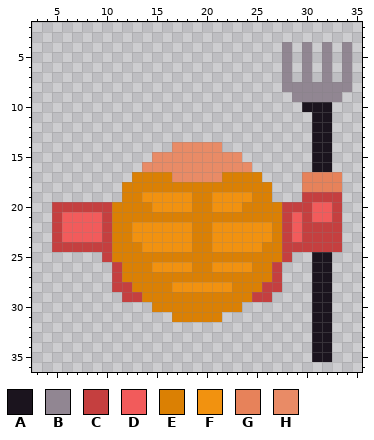
A pixel-art sprite gets an edit: images/yellowUnitSingleframe.png. The picture above was drawn from the file before the commit.
The file is 40x40 pixels. Shown: x 3..35, y 2..36.
Palette (. is transparent): A #1b141e  B #918692  C #c53f3f  D #f25b5b  E #db8003  F #f2920f  G #e7825a  H #e98b66
Pixels before, first column x 5:
 4 .......................B.B.B.B
 5 .......................B.B.B.B
 6 .......................B.B.B.B
 7 .......................B.B.B.B
 8 .......................BBBBBBB
 9 ........................BBBBB.
10 .........................AAA..
11 ..........................AA..
12 ..........................AA..
13 ..........................AA..
14 ............HHHHH.........AA..
15 ..........HHHHHHHHH.......AA..
16 .........HHHHHHHHHHH......AA..
17 ........EEEEHHHHHEEEE....GGGG.
18 .......EEEEEEEEEEEEEEE...GGGG.
19 .......EEFFFFFEEFFFFEE...CCCC.
20 CCCCCCEEEEFFFFEEFFFEEEECCCDDC.
21 CDDDDCEEEEEEEEEEEEEEEEECDCDDC.
22 CDDDDCEEFFFFFFEEFFFFFFECDCCCC.
23 CDDDDCEEFFFFFFEEFFFFFFECDCCCC.
24 CCCCCCEEEFFFFFEEFFFFFEECCCCCC.
25 .....CEEEEEEEEEEEEEEEEEC..AA..
26 ......CEEEFFFFEEFFFFEEC...AA..
27 ......CEEEEEEEEEEEEEEEC...AA..
28 ......CCEEEEFFFFFFEEECC...AA..
29 .......CCEEEEEEEEEEECC....AA..
30 ..........EEEEEEEEE.......AA..
31 ............EEEEE.........AA..
32 ..........................AA..
33 ..........................AA..
34 ..........................AA..
35 ..........................AA..
Now the later version:
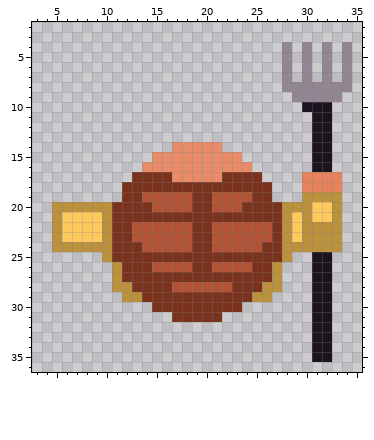
Diff:
colour C: #c53f3f -> #bc913b
colour D: #f25b5b -> #ffc95c
colour E: #db8003 -> #7a321c
colour F: #f2920f -> #b35234
